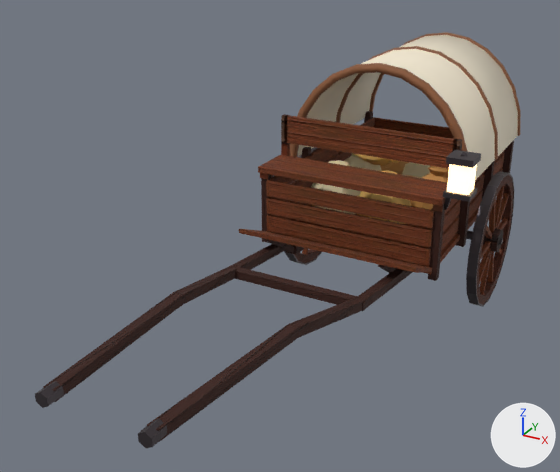
What one commit did to the glTF model art/town/farm/farm_wagon.gltf.
Rendered twice from a 50 mm camera at (2.42, -6.72, 3.6) aimed at (-0.32, -1.74, 1.12). Arrows for +X, +Y and +Z are at lower right; the lights stay in place. The older version comes first. Objects named as collision shapes, trigger or cutter boxes, shadow casters or lower levels of detail are left out. Vertices at exactly the same position are counted once.

In view in the first picture: 'farm_wagon'.
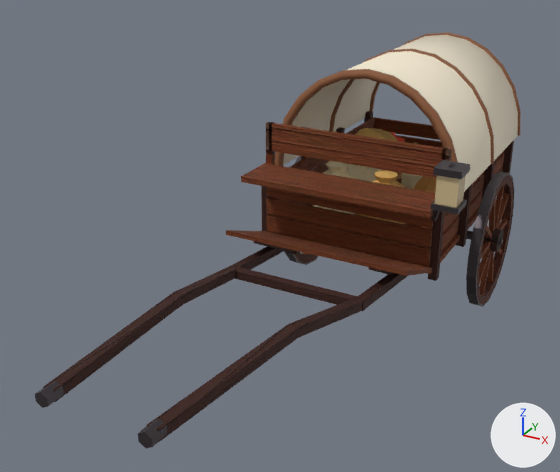
Changed parts and their boxes (x1, y1, x2, y2) in the pictures (560 x 472 px; the box of a moved part takes in the faces that stretch with it):
'farm_wagon', reshaped, recoloured
    both: (35, 32, 521, 448)
part 1 of me_p111, moved or reshaped
    before: (447, 164, 477, 195)
    after: (434, 175, 466, 208)
part 2 of me_p111, moved or reshaped
    before: (258, 155, 447, 206)
    after: (241, 163, 435, 218)
part 3 of me_p111, moved or reshaped
    before: (284, 115, 458, 169)
    after: (269, 123, 447, 178)
part 4 of me_p111, moved or reshaped (not visible afterwards)
    before: (260, 173, 275, 179)
part 5 of me_p111, moved or reshaped
    before: (281, 114, 290, 156)
    after: (266, 122, 275, 165)
part 6 of me_p111, moved or reshaped (not visible afterwards)
    before: (432, 199, 454, 212)
part 7 of me_p111, moved or reshaped
    before: (452, 139, 463, 152)
    after: (441, 148, 452, 161)
part 8 of me_p111, moved or reshaped
    before: (444, 152, 467, 210)
    after: (431, 162, 456, 222)
part 9 of me_p111, moved or reshaped
    before: (446, 150, 481, 168)
    after: (433, 160, 470, 179)
part 10 of me_p111, moved or reshaped
    before: (443, 188, 478, 202)
    after: (430, 200, 467, 214)
part 11 of me_p111, moved or reshaped
    before: (290, 63, 468, 157)
    after: (275, 69, 458, 166)
part 12 of me_p111, moved or reshaped
    before: (336, 46, 498, 160)
    after: (329, 49, 494, 164)
part 13 of me_p111, moved or reshaped
    before: (298, 35, 518, 180)
    after: (283, 35, 518, 192)
part 14 of me_p111, moved or reshaped
    before: (239, 229, 432, 273)
    after: (226, 230, 432, 276)
part 15 of me_p111, recoloured
    before: (447, 164, 477, 195)
    after: (434, 175, 466, 208)

Patch to the scene script:
```diff
--- a/art/town/farm/farm_wagon.gltf.py
+++ b/art/town/farm/farm_wagon.gltf.py
@@ mat_m_farmlantern @@
+mat_m_farmlantern = bpy.data.materials.new('M_FarmLantern')
+# nodes: BsdfPrincipled, Mix, OutputMaterial, VertexColor
+# colours: beige #cab68b, mixed with the vertex colours
@@ me_p111 @@
 me_p111.from_pydata(...)  # 2277 vertices, 3974 faces; spans x -1.04..1.08, y -4.32..1.25, z 0.0..2.32
 # used by ob_farm_wagon; location = (0.0, 0.0, 0.0)
+# me_p111 part 1: the loose piece of 8 vertices spanning x 0.9..1.06, y -1.4..-1.24, z 1.6..1.82 is moved by (0.0, -0.28, 0.0)
+# me_p111 part 2: the loose piece of 8 vertices spanning x -0.82..0.82, y -1.22..-0.82, z 1.41..1.46 is moved by (0.0, -0.28, 0.0)
+# me_p111 part 3: the loose piece of 8 vertices spanning x -0.78..0.78, y -0.82..-0.78, z 1.58..1.82 is moved by (0.0, -0.28, 0.0)
+# me_p111 part 4: the loose piece of 8 vertices spanning x -0.82..-0.74, y -1.19..-0.85, z 1.35..1.41 is scaled about its middle by (1, 0.206, 1), then moved by (0.0, -0.15, 0.0)
+# me_p111 part 5: the loose piece of 8 vertices spanning x -0.81..-0.75, y -0.82..-0.77, z 1.35..1.82 is moved by (0.0, -0.28, 0.0)
+# me_p111 part 6: the loose piece of 8 vertices spanning x 0.74..0.82, y -1.19..-0.85, z 1.35..1.41 is scaled about its middle by (1, 0.206, 1), then moved by (0.0, -0.15, 0.0)
+# me_p111 part 7: the loose piece of 8 vertices spanning x 0.75..0.81, y -0.82..-0.77, z 1.35..1.82 is moved by (0.0, -0.28, 0.0)
+# me_p111 part 8: the loose piece of 8 vertices spanning x 0.8..1.0, y -1.34..-1.1, z 1.35..1.89 is moved by (0.0, -0.28, 0.0)
+# me_p111 part 9: the loose piece of 8 vertices spanning x 0.88..1.08, y -1.42..-1.22, z 1.82..1.87 is moved by (0.0, -0.28, 0.0)
+# me_p111 part 10: the loose piece of 8 vertices spanning x 0.88..1.08, y -1.42..-1.22, z 1.56..1.6 is moved by (0.0, -0.28, 0.0)
+# me_p111 part 11: the loose piece of 52 vertices spanning x -0.86..0.86, y -0.61..-0.56, z 1.35..2.32 is moved by (0.0, -0.28, 0.0)
+# me_p111 part 12: the loose piece of 52 vertices spanning x -0.86..0.86, y 0.3..0.35, z 1.35..2.32 is moved by (0.0, -0.14, 0.0)
+# me_p111 part 13: all 26 vertices in x -0.84..0.84, y -0.6, z 1.35..2.3 are moved by (0.0, -0.28, 0.0)
+# me_p111 part 14: all 12 vertices in x -0.78..0.78, y -1.62..-1.59, z 0.98..1.04 are moved by (0.0, -0.2, 0.06)
+# me_p111 part 15: all 12 faces that had it switch from mat_m_townglowwarm to mat_m_farmlantern
 me_p111.materials.append(mat_m_townwood)
```
